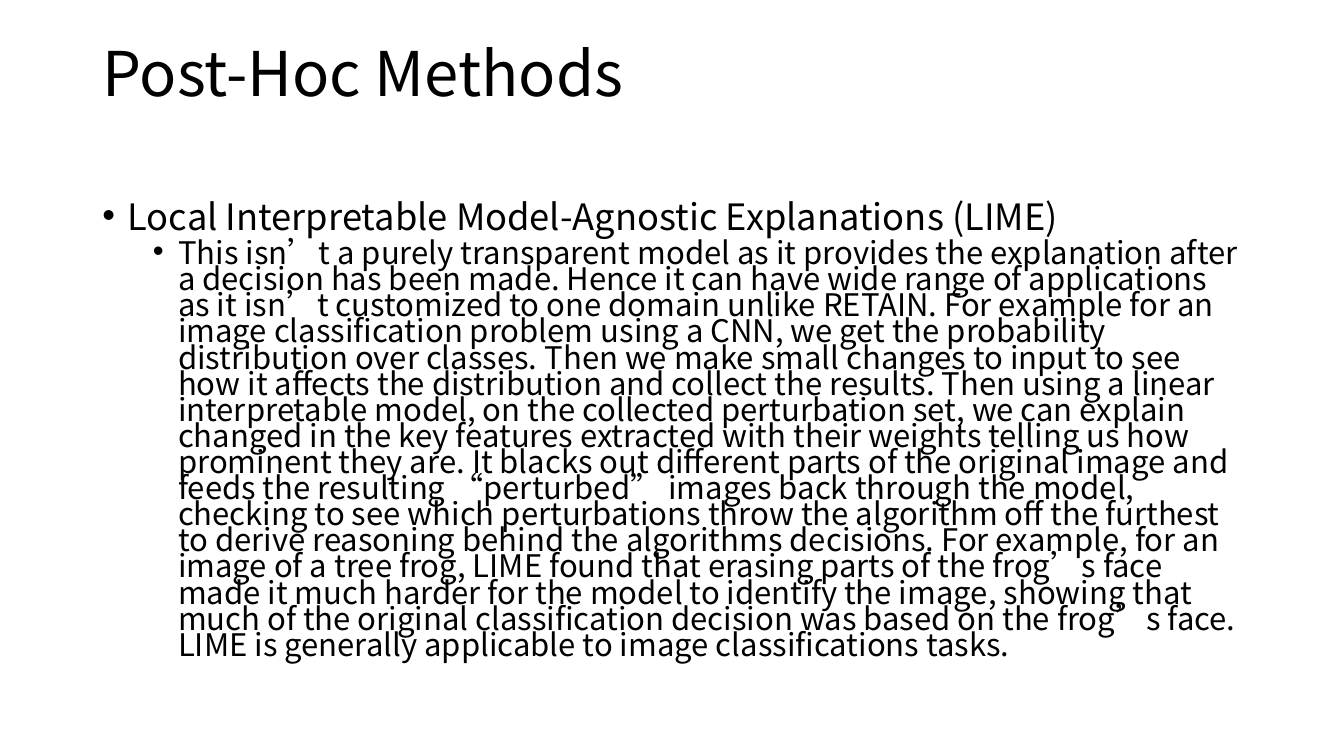
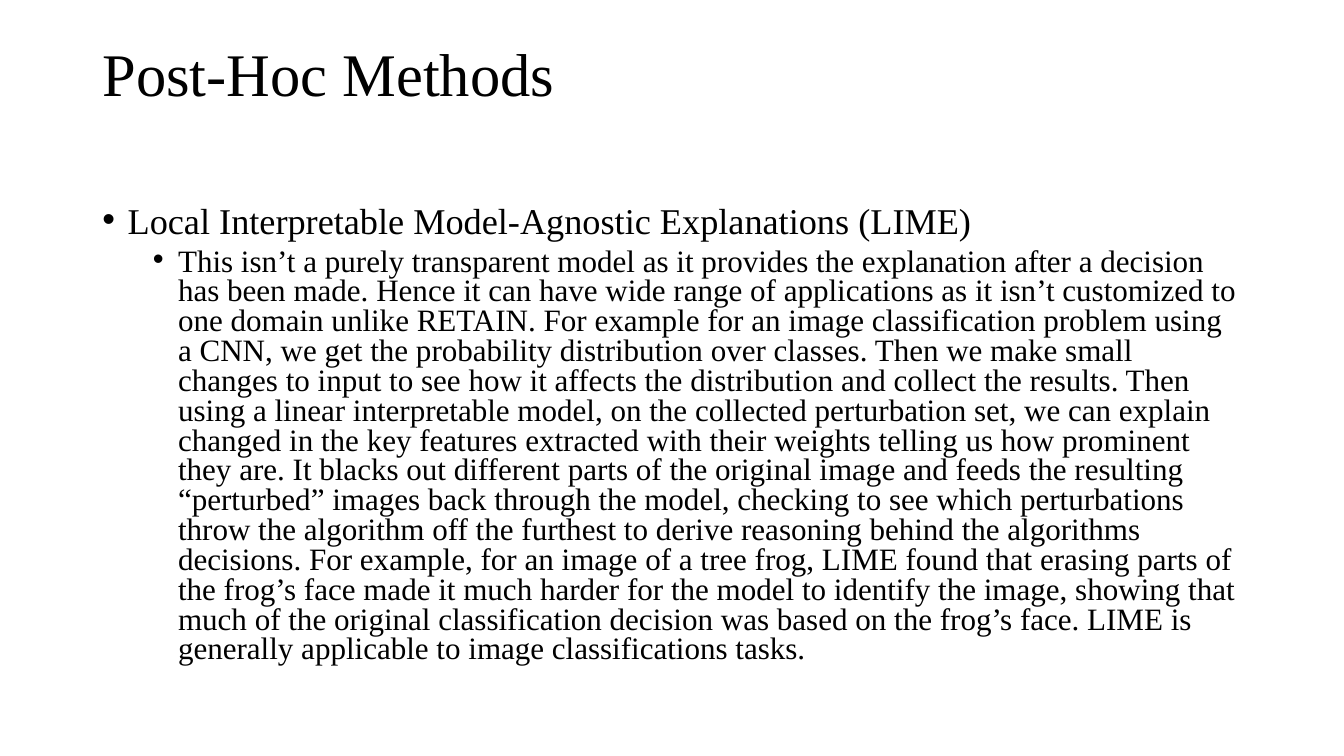
Before and after one commit to cloudspurs/klz, a slide deck: slide 10 of computer_science/ai/xai/xai.pptx (slide 7 before the commit). Drawn at 1344x756 pixels with LibreOffice and Linux fonts; fonts in the diff are those of the drawing. Boxes give left, top, right and bottom in pixels: in the first picture for what was removed or moved away, otherwise in the second. Text is boxed around its words. In the diff, an @@ line names an element or a change of style, - is before the commit and + after.

```diff
--- a/computer_science/ai/xai/xai.pptx
+++ b/computer_science/ai/xai/xai.pptx
@@ title "Post-Hoc Methods" at (102,54,555,97): size 44 to 43.2 pt, font Noto Sans CJK SC to Times New Roman @@
@@ text "Local Interpretable Model-Agnostic Explanations (LIME)" at (128,208,1235,665): font Noto Sans CJK SC to Times New Roman; line spacing 0.7 to 0.8 @@
```
Also in this commit, not shown: 7 other slides changed, 4 slides added, 1 slide removed, 11 other files.
